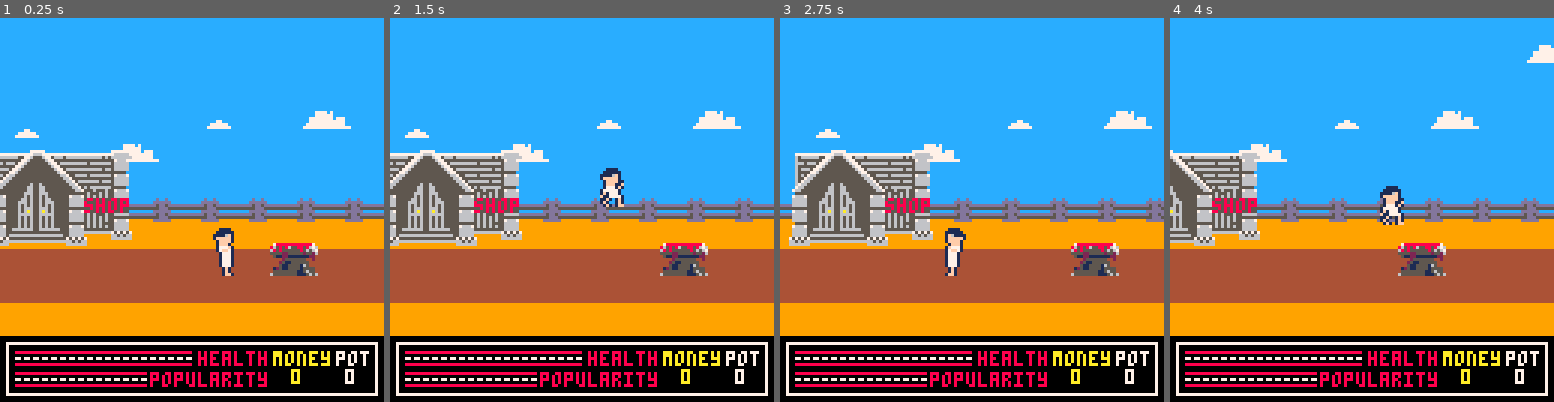
Above: before the commit, frames 1-4 (left to right).
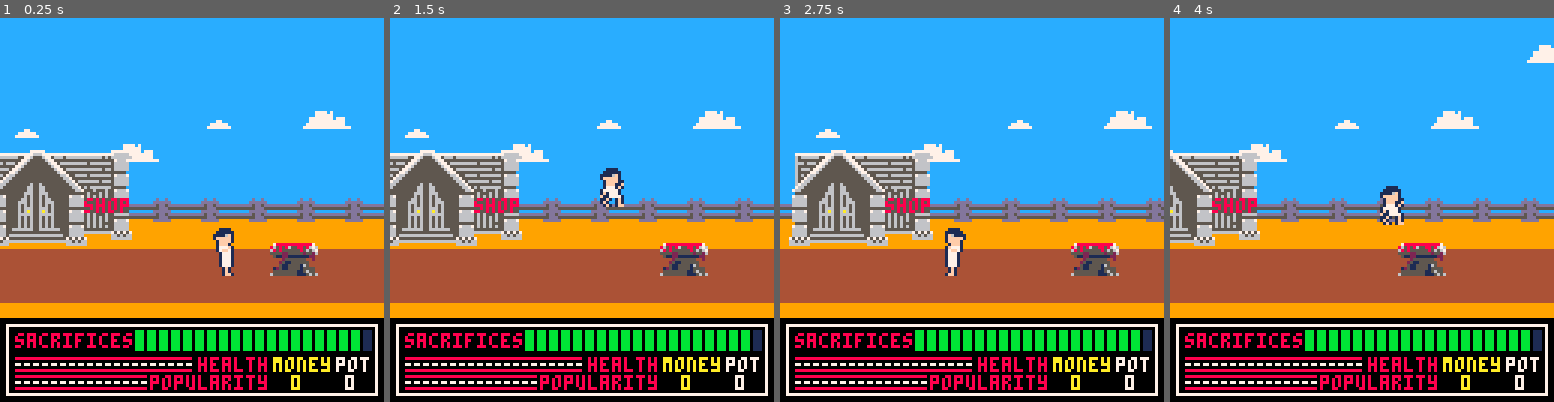
Above: after the commit, the same moments.

Repository: Rombusevil/ld43-the-altar-of-sacrifice
Game: PICO-8 cartridge ld43.p8
Two runs of this game, one before a commit and one after it. Both use one fixed random seed, a clock stepped at 60 frames per second and the inputs below.
Inputs (mouse positions are in pixels of both pictures, inside the frame that each line leads up to):
- Up to frame 1 (0.25 s): no input
- Up to frame 2 (1.5 s): tap O (Z key) at 0.33, 0.7, 1.43 s; click (459, 121) at 0.67 s; tap X (X key) at 1.07 s; click (520, 267) at 1.22 s
- Up to frame 3 (2.75 s): click (975, 114) at 1.77 s; hold Left 1.97-2.37 s; tap X (X key) at 2.07, 2.4, 2.73 s; tap O (Z key) at 2.22 s; click (1037, 259) at 2.32 s
- Up to frame 4 (4 s): click (1492, 106) at 2.87 s; hold Right 2.87-3.53 s; tap X (X key) at 3.07, 3.4, 3.73 s; tap O (Z key) at 3.1, 3.98 s; click (1254, 256) at 3.42 s; hold Up from 3.58 s (still down); click (1315, 102) at 3.97 s

The runs differ from the first frame. In frame 1, 12% of the frame differs, in the area x 0-100%, y 78-97%; in frame 2, 12%; in frame 3, 12%; in frame 4, 12%.

Commit message:
win condition

Diff:
--- a/ld43.p8
+++ b/ld43.p8
@@ -396,7 +396,7 @@
                 notenoughmoney=true
             end
         end
-        if timeout > 30 and fuse then
+        if timeout > 20 and fuse then
             fuse=false
             add(txt, pressx)
         end
@@ -555,6 +555,8 @@
         e:set_bounds(bounds_obj)
         e.money = 0
         e.pigs = 0
+        e.sacrifices=19
+        e.maxsacrifices=20
         e.potions=0
         e.pickedupvictim=nil
         e.blockright=false
@@ -714,6 +716,7 @@
         end
         function e:reset()
             self.pigs = 0
+            self.sacrifices=0
             self.money = 0
             self.speed=2
             self.floory=y
@@ -735,10 +738,6 @@
                 self.finalboss=false
                 deferpos=750
             end
-        end
-        e._draw=e.draw
-        function e:draw()
-            self:_draw()
         end
         return e
     end
@@ -845,7 +844,6 @@
         end)
         local bounds_obj=bbox(8,16)
         e:set_bounds(bounds_obj)
-        e.debugbounds=true
         function e:hurt(attacker)
             self.health -=1
             self:flicker(0.2)
@@ -1197,6 +1195,10 @@
             v.y = stand.val.y-3
             v:sacrifice()
             hero.money+=3
+            hero.sacrifices+=1
+            if hero.sacrifices >= hero.maxsacrifices then
+                curstate=win_state()
+            end
         end
         for p in all(potions) do
             if collides(p, hero) then
@@ -1230,13 +1232,25 @@
     s.drawhud=function()
         camera(0,0)
         fillp(0)
-        local yy=106
+        local yy=100
         rectfill(0,yy,127,127, 0)
         rect(2,yy+2,125,125, 7)
         local sx=5
         local sy=yy+5
         local hgt=4
         local wdt=58
+        print("sacrifices", sx, sy, 8)
+        local mssx = (10*4)+4
+        for i=1,hero.maxsacrifices do
+            local c=1
+            if hero.sacrifices >= i then
+                c=11
+            end
+            rectfill(mssx+1,sy-1,mssx+3,sy+5, c)
+            mssx+=4
+        end
+        sy+=8
+        local ppsy=sy
         rectfill(sx,sy, sx+wdt, sy+hgt, 8)
         rectfill(sx,sy+1, sx+wdt, sy+hgt-1, 0)
         local h=hero.health
@@ -1252,7 +1266,7 @@
         print("pot", wdt+33+21, sy, 7)
         print(hero.potions, wdt+33+24, sy+6, 7)
         sx=5
-        sy=yy+12
+        sy=yy+12+7
         wdt-=15
         rectfill(sx,sy, sx+wdt, sy+hgt, 8)
         rectfill(sx,sy+1, sx+wdt, sy+hgt-1, 0)
@@ -1321,16 +1335,17 @@
     local frbkg=11
     local frfg=6
     music(-1)
+    camera(0,0)
     sfx(-1)
     sfx(13)
     local ty=15
     add(texts, tutils({text="congratulations billy!!! ",centerx=true,y=ty,fg=8,bg=0,bordered=true,shadowed=true,sh=2})) ty+=10
     add(texts, tutils({text="                         " ,centerx=true,y=ty,fg=8,bg=0,bordered=true,shadowed=true,sh=2}))ty+=10
-    add(texts, tutils({text="you avenge your death and",centerx=true,y=ty,fg=8,bg=0,bordered=true,shadowed=true,sh=2})) ty+=10
-    add(texts, tutils({text="helped a misterious god  ",centerx=true,y=ty,fg=8,bg=0,bordered=true,shadowed=true,sh=2})) ty+=10
-    add(texts, tutils({text="that now owes you one.   ",centerx=true,y=ty,fg=8,bg=0,bordered=true,shadowed=true,sh=2})) ty+=20
-    add(texts, tutils({text="your friends are still",centerx=true,y=ty,fg=8,bg=0,bordered=true,shadowed=true,sh=2})) ty+=10
-    add(texts, tutils({text="dead though...",centerx=true,y=ty,fg=8,bg=0,bordered=true,shadowed=true,sh=2})) ty+=10
+    add(texts, tutils({text="you manage to calm the   ",centerx=true,y=ty,fg=8,bg=0,bordered=true,shadowed=true,sh=2})) ty+=10
+    add(texts, tutils({text="gods and save the        ",centerx=true,y=ty,fg=8,bg=0,bordered=true,shadowed=true,sh=2})) ty+=10
+    add(texts, tutils({text="remaining people in your ",centerx=true,y=ty,fg=8,bg=0,bordered=true,shadowed=true,sh=2})) ty+=20
+    add(texts, tutils({text="village. althoug most are",centerx=true,y=ty,fg=8,bg=0,bordered=true,shadowed=true,sh=2})) ty+=10
+    add(texts, tutils({text="cuestioning the method...",centerx=true,y=ty,fg=8,bg=0,bordered=true,shadowed=true,sh=2})) ty+=10
     local restart_msg = "press ❎ to autodestroy"
     local msg = tutils({text="", blink=true, on_time=15, centerx=true,y=110,fg=0,bg=1,bordered=false,shadowed=true,sh=7})
     add(texts, msg)
--- a/platforming_state.lua
+++ b/platforming_state.lua
@@ -45,6 +45,8 @@
 
         e.money = 0
         e.pigs = 0
+        e.sacrifices=19
+        e.maxsacrifices=20
         e.potions=0
         e.pickedupvictim=nil
         e.blockright=false
@@ -238,6 +240,7 @@
         -- when you gameover and choose continue, everything's the same but your stats, that get resetted
         function e:reset()
             self.pigs = 0
+            self.sacrifices=0
             self.money = 0
             self.speed=2--1.3
             self.floory=y
@@ -262,13 +265,6 @@
             end
         end
 
-        --overwrite entity's draw() function
-        e._draw=e.draw
-        function e:draw()
-            self:_draw()
-            -- custom draw
-        end
-
         return e
     end
 
@@ -885,6 +881,10 @@
 
             -- todo: sfx de money
             hero.money+=3
+            hero.sacrifices+=1
+            if hero.sacrifices >= hero.maxsacrifices then
+                curstate=win_state()
+            end
         end
 
         for p in all(potions) do
@@ -945,7 +945,7 @@
     s.drawhud=function()
         camera(0,0)
         fillp(0)
-        local yy=106
+        local yy=100
         rectfill(0,yy,127,127, 0) -- bottom banner
         rect(2,yy+2,125,125, 7) -- white frame top
 
@@ -953,9 +953,22 @@
         local sy=yy+5
         local hgt=4
         local wdt=58
+
+        print("sacrifices", sx, sy, 8)
+        local mssx = (10*4)+4
+        for i=1,hero.maxsacrifices do
+            local c=1
+            if hero.sacrifices >= i then
+                c=11
+            end
+            rectfill(mssx+1,sy-1,mssx+3,sy+5, c)
+            mssx+=4
+        end
+
+        sy+=8
+        local ppsy=sy
         rectfill(sx,sy, sx+wdt, sy+hgt, 8)
         rectfill(sx,sy+1, sx+wdt, sy+hgt-1, 0)
-
         local h=hero.health
         local hx=22
         print("health", sx+wdt+3, sy, 8)
@@ -973,7 +986,7 @@
         print(hero.potions, wdt+33+24, sy+6, 7)
 
         sx=5
-        sy=yy+12
+        sy=yy+12+7
         wdt-=15
         rectfill(sx,sy, sx+wdt, sy+hgt, 8)
         rectfill(sx,sy+1, sx+wdt, sy+hgt-1, 0)
--- a/shop_state.lua
+++ b/shop_state.lua
@@ -86,7 +86,7 @@
             end
         end
 
-        if timeout > 30 and fuse then
+        if timeout > 20 and fuse then
             fuse=false
             add(txt, pressx)
         end
--- a/win_state.lua
+++ b/win_state.lua
@@ -10,17 +10,18 @@
     local frfg=6
 
     music(-1)
+    camera(0,0)
     sfx(-1)
     sfx(13)
 
     local ty=15
     add(texts, tutils({text="congratulations billy!!! ",centerx=true,y=ty,fg=8,bg=0,bordered=true,shadowed=true,sh=2})) ty+=10
     add(texts, tutils({text="                         " ,centerx=true,y=ty,fg=8,bg=0,bordered=true,shadowed=true,sh=2}))ty+=10
-    add(texts, tutils({text="you avenge your death and",centerx=true,y=ty,fg=8,bg=0,bordered=true,shadowed=true,sh=2})) ty+=10
-    add(texts, tutils({text="helped a misterious god  ",centerx=true,y=ty,fg=8,bg=0,bordered=true,shadowed=true,sh=2})) ty+=10
-    add(texts, tutils({text="that now owes you one.   ",centerx=true,y=ty,fg=8,bg=0,bordered=true,shadowed=true,sh=2})) ty+=20
-    add(texts, tutils({text="your friends are still",centerx=true,y=ty,fg=8,bg=0,bordered=true,shadowed=true,sh=2})) ty+=10
-    add(texts, tutils({text="dead though...",centerx=true,y=ty,fg=8,bg=0,bordered=true,shadowed=true,sh=2})) ty+=10
+    add(texts, tutils({text="you managed to calm the  ",centerx=true,y=ty,fg=8,bg=0,bordered=true,shadowed=true,sh=2})) ty+=10
+    add(texts, tutils({text="gods and save the        ",centerx=true,y=ty,fg=8,bg=0,bordered=true,shadowed=true,sh=2})) ty+=10
+    add(texts, tutils({text="remaining people in your ",centerx=true,y=ty,fg=8,bg=0,bordered=true,shadowed=true,sh=2})) ty+=10
+    add(texts, tutils({text="village. althoug most are",centerx=true,y=ty,fg=8,bg=0,bordered=true,shadowed=true,sh=2})) ty+=10
+    add(texts, tutils({text="cuestioning the method...",centerx=true,y=ty,fg=8,bg=0,bordered=true,shadowed=true,sh=2})) ty+=10
 
     local restart_msg = "press ❎ to autodestroy"
     local msg = tutils({text="", blink=true, on_time=15, centerx=true,y=110,fg=0,bg=1,bordered=false,shadowed=true,sh=7})
